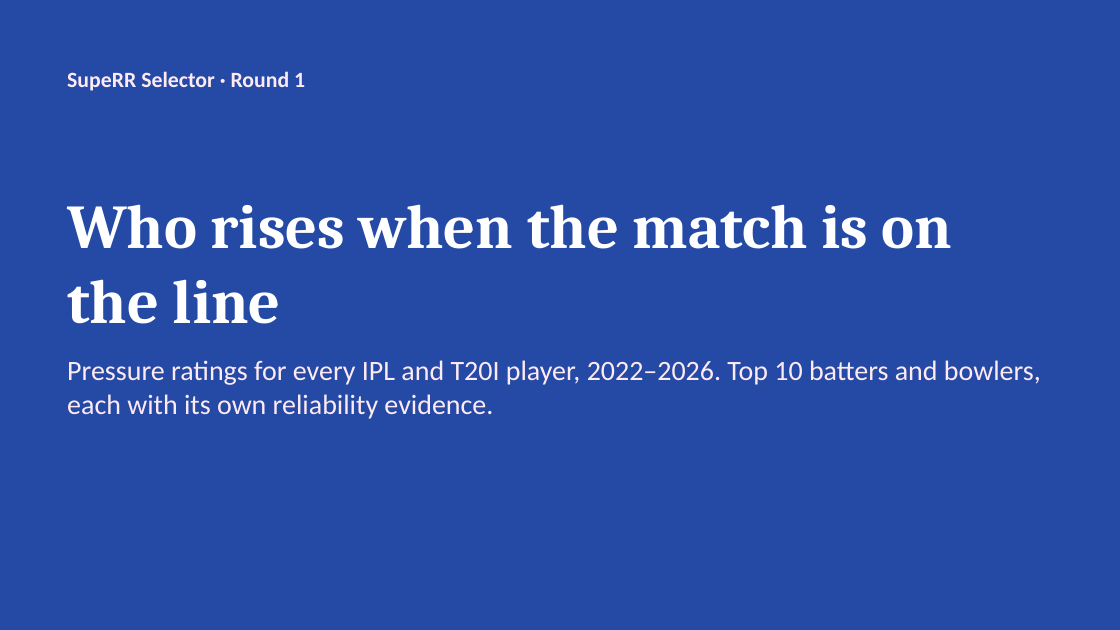
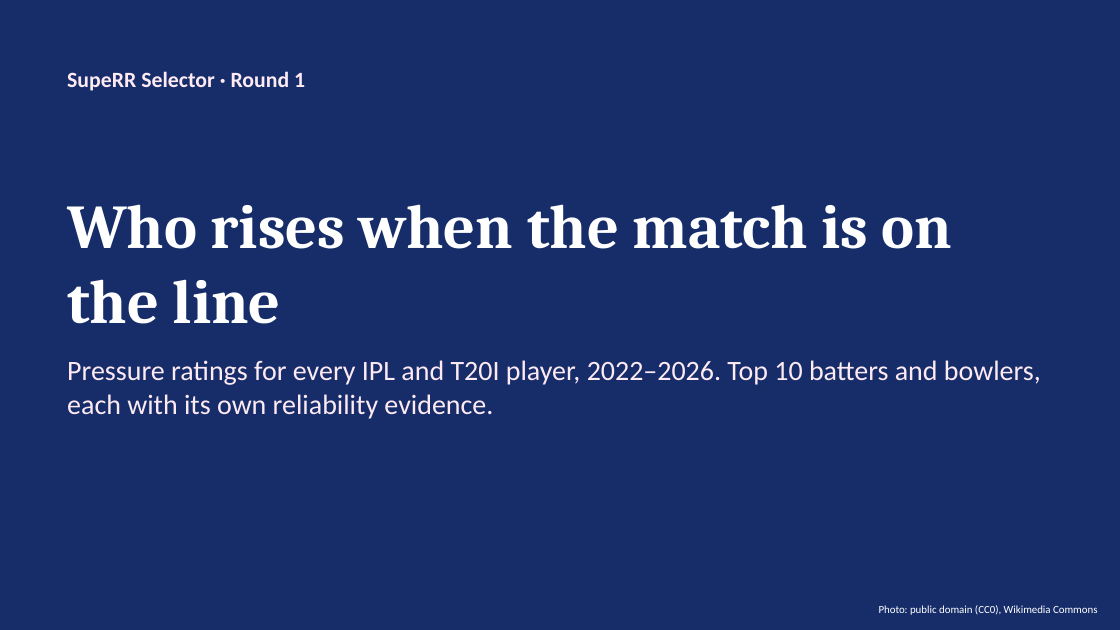
Before and after one commit to GuninderSinghBhatia/superr-selector, a slide deck: slide 1 of reports/SupeRR_Selector_R1.pptx. Drawn at 1120x630 pixels with LibreOffice and Linux fonts; fonts in the diff are those of the drawing; background and template pictures are left out. Boxes give left, top, right and bottom in pixels: in the first picture for what was removed or moved away, otherwise in the second. Text is boxed around its words. In the diff, an @@ line names an element or a change of style, - is before the commit and + after.

```diff
--- a/reports/SupeRR_Selector_R1.pptx
+++ b/reports/SupeRR_Selector_R1.pptx
@@ rectangle added at (x1=0, y1=0, x2=1120, y2=629), fill #0F1E4A at 65% opacity @@
@@ text added at (x1=879, y1=605, x2=1097, y2=615), 7 pt, text #FFFFFF @@
+Photo: public domain (CC0), Wikimedia Commons
```
Also in this commit, not shown: 5 other slides changed, 8 slides added, 11 other files.
